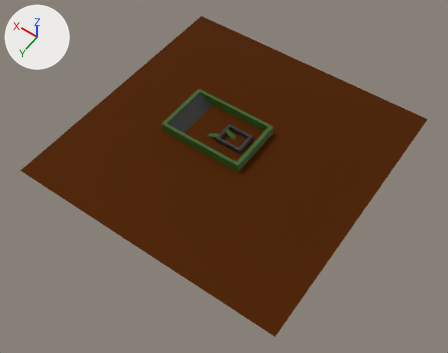
The glTF model assets/op.gltf as it was, and as the next commit left it.
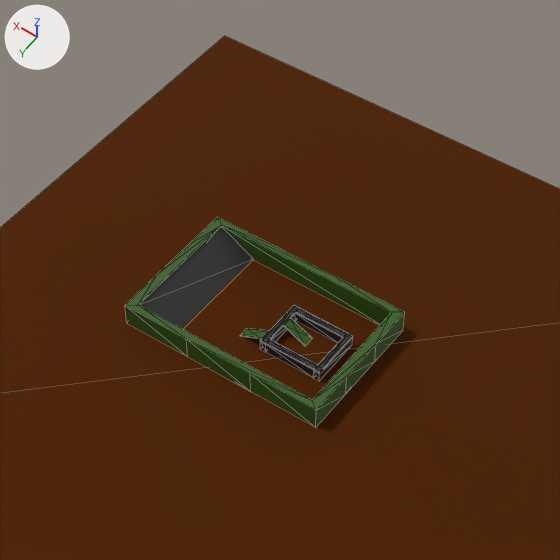
Each version is shown whole from a 50 mm camera at (-99.6, 147.2, 201.8) aimed at (-5.7, 15.8, -4.6), then close up on the part from 25% to 75% of the width and 0% to 64% of the height. Every picture has the same lights, and +X, +Y and +Z are marked at upper left. The close-ups show mesh edges as thin lines. Vertices at the same position are counted once.
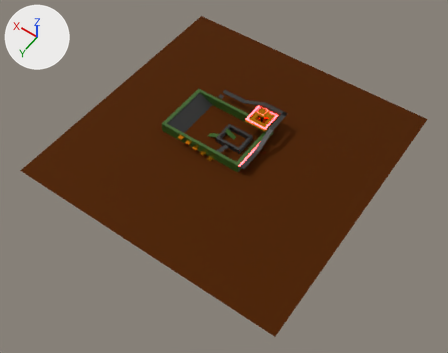
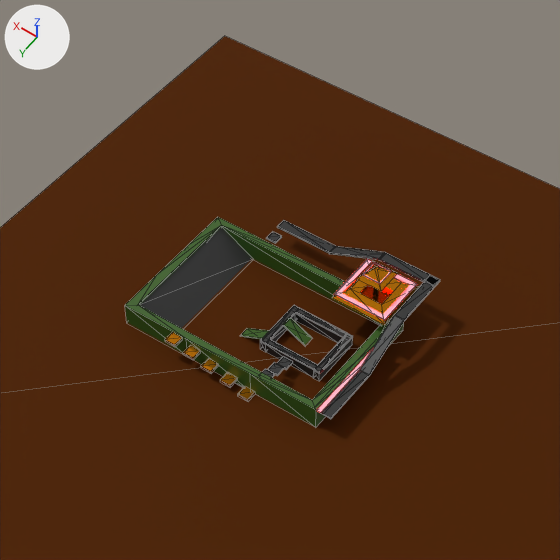
Where the newer file only moved an object's origin or applied its transform, the numbers keep the older frame.

Changed parts and their boxes [x1, y1, x2, y2] in the close-ups (560 x 560 px):
part 1 of me_plane, added: after [220, 372, 237, 388]
part 2 of me_plane, added: after [183, 345, 201, 360]
part 3 of me_plane, added: after [201, 359, 218, 373]
part 4 of me_plane, added: after [238, 387, 255, 401]
part 5 of me_plane, added: after [165, 332, 182, 347]
part 6 of me_plane, added: after [266, 232, 282, 244]
part 7 of me_plane, added: after [277, 356, 293, 370]
part 8 of me_plane, added: after [267, 362, 284, 376]
part 9 of me_plane, added: after [262, 369, 275, 378]
part 10 of me_plane, added (black): after [321, 370, 369, 419]
part 11 of me_plane, added (black): after [394, 275, 440, 321]
part 12 of me_plane, added (black): after [379, 252, 439, 286]
part 13 of me_plane, added (black): after [277, 220, 335, 253]
part 14 of me_plane, added: after [362, 262, 392, 284]
part 15 of me_plane, added (pink): after [334, 259, 417, 320]
part 16 of me_plane, added: after [316, 246, 419, 413]

What changed in the scene script:
```text
Add mat_material_007:
    mat_material_007 = principled_material('Material.007')
    mat_material_007.base_color = (0.8, 0.281, 0.00593)  # orange #e79012
    mat_material_007.metallic = 0.982
    mat_material_007.roughness = 0.0955
Add mat_material_008:
    mat_material_008 = principled_material('Material.008')
    mat_material_008.base_color = (0.8, 0.281, 0.00593)  # orange #e79012
    mat_material_008.metallic = 0.982
    mat_material_008.roughness = 0.0955
Add mat_material_006:
    mat_material_006 = principled_material('Material.006')
    mat_material_006.base_color = (0.8, 0.281, 0.00593)  # orange #e79012
    mat_material_006.metallic = 0.982
    mat_material_006.roughness = 0.0955
Change me_plane:
    used by ob_plane; location = (0.0, 2.7, 0.0)
    remove me_plane.from_pydata(...)  # 152 vertices, 236 faces; spans x -62.7..62.7, y -62.7..62.7, z -0.3..4.5
    add me_plane.from_pydata(...)  # 316 vertices, 478 faces; spans x -62.7..62.7, y -62.7..62.7, z -0.3..13.1
    me_plane part 1: a new loose piece, a box spanning x 4.76..6.88, y 10.99..13.11, z 0.92..1.54, in mat_material_007 (orange #e79112)
    me_plane part 2: a new loose piece, a box spanning x 12.5..14.63, y 10.99..13.11, z 2.77..3.39, in mat_material_006 (orange #e79112)
    me_plane part 3: a new loose piece, a box spanning x 8.77..10.89, y 10.99..13.11, z 1.82..2.44, in mat_material_006 (orange #e79112)
    me_plane part 4: a new loose piece, a box spanning x 1.08..3.2, y 10.99..13.11, z -0.18..0.44, in mat_material_006 (orange #e79112)
    me_plane part 5: a new loose piece, a box spanning x 16.35..18.48, y 10.99..13.11, z 3.58..4.2, in mat_material_008 (orange #e79112)
    me_plane part 6: a new loose piece, a box spanning x 16.62..18.62, y -18.44..-16.44, z 4.05..4.39, in mat_material_001 (black #2b2b2b)
    me_plane part 7: a new loose piece, a box spanning x -1.16..0.84, y 3.23..5.23, z 2.01..2.35, in mat_material_001 (black #2b2b2b)
    me_plane part 8: a new loose piece, a box spanning x -1.16..0.84, y 5.84..7.84, z 2.97..3.3, in mat_material_001 (black #2b2b2b)
    me_plane part 9: a new loose piece, a box spanning x -1.16..0.84, y 8.48..10.48, z 3.81..4.14, in mat_material_001 (black #2b2b2b)
    me_plane part 10: a new loose piece, a box spanning x -14.22..-12.22, y -0.29..11.03, z 4.06..4.4, in mat_material_001 (black #2b2b2b)
    me_plane part 11: a new loose piece, a box spanning x -14.22..-12.22, y -21.86..-10.54, z 8.51..8.85, in mat_material_001 (black #2b2b2b)
    me_plane part 12: a new loose piece, a box spanning x -14.22..-2.89, y -21.94..-19.94, z 8.51..8.85, in mat_material_001 (black #2b2b2b)
    me_plane part 13: a new loose piece, a box spanning x 7.36..18.68, y -21.94..-19.94, z 4.06..4.4, in mat_material_001 (black #2b2b2b)
    me_plane part 14: a new loose piece, a box spanning x -7.85..-4.24, y -16.14..-12.53, z 11.84..11.97, in mat_material_002 (pink #ffbccd)
    me_plane part 15: a new loose piece, a box spanning x -11.17..-0.91, y -19.47..-9.21, z 7.94..8.07, in mat_material_002 (pink #ffbccd)
    me_plane part 16
    30 vertices are added at x -14.2..7.5, y -21.9..11.1, z 4.0..13.1
    6 new vertices lie (2.0, 0.0, 0.0) away from vertices in x -14.2..-12.8, y -10.7..11.1, z 4.0..8.9
    24 new faces join them, mat_material_006 (orange #e79112)
    24 new faces join them, mat_material_001 (black #2b2b2b)
    2 new faces join them, mat_material_002 (pink #ffbccd)
    add me_plane.materials.append(mat_material_007)  # orange #e79012
    add me_plane.materials.append(mat_material_006)  # orange #e79012
    add me_plane.materials.append(mat_material_008)  # orange #e79012
```
